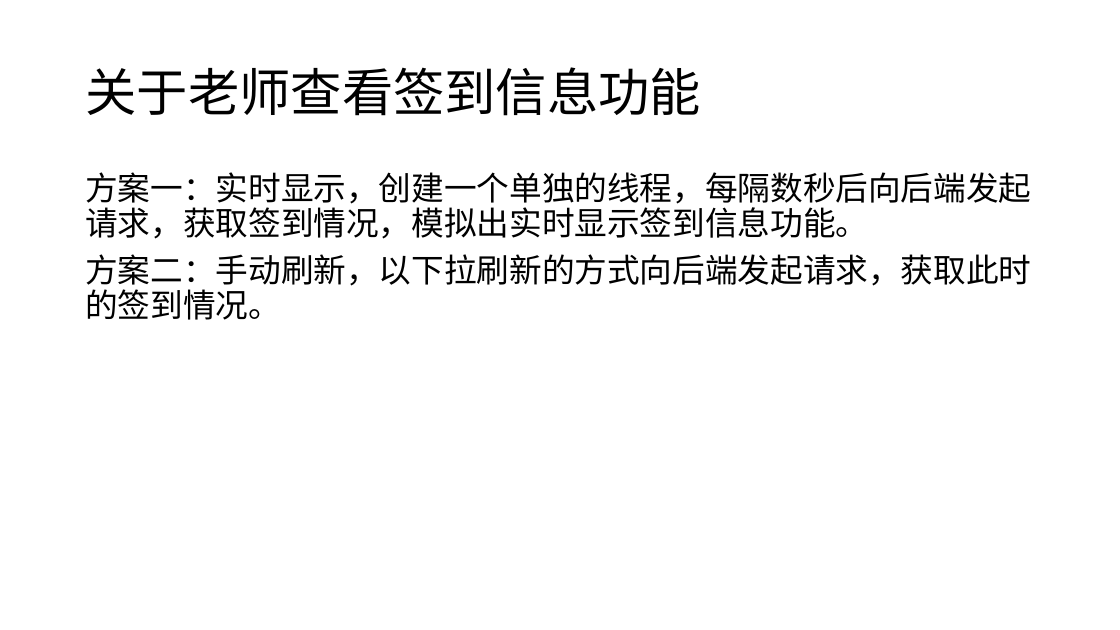
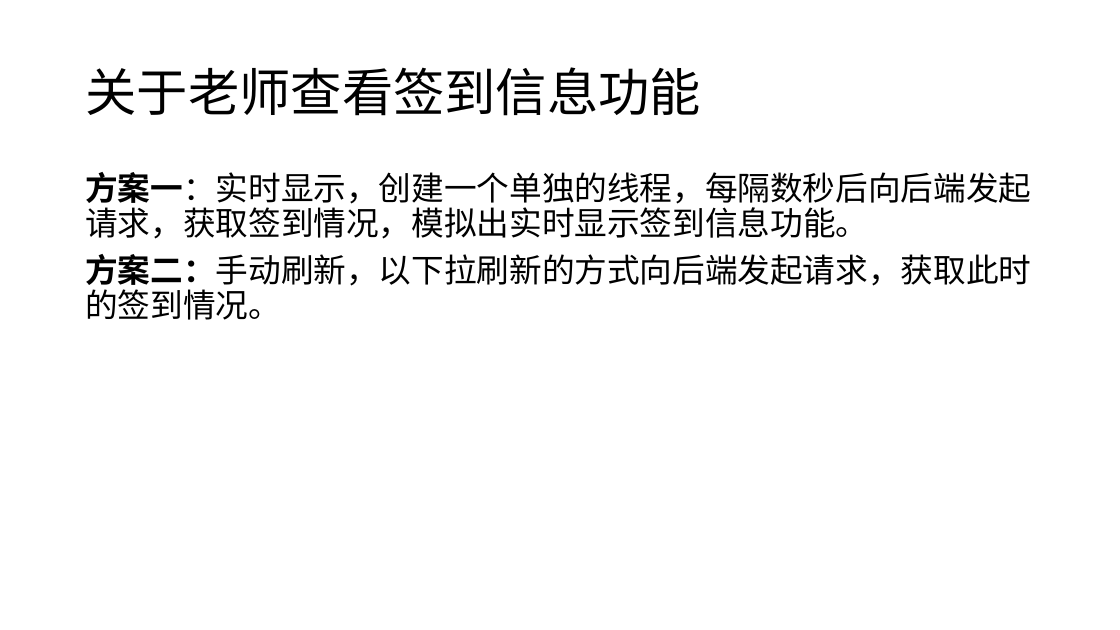
Before and after one commit to emptyskz1564/dbtask, a slide deck: slide 7 of 数据库期末设计.pptx. Drawn at 1120x630 pixels with LibreOffice and Linux fonts; fonts in the diff are those of the drawing. Boxes give left, top, right and bottom in pixels: in the first picture for what was removed or moved away, otherwise in the second. Text is boxed around its words. In the diff, an @@ line names an element or a change of style, - is before the commit and + after.

```diff
--- a/数据库期末设计.pptx
+++ b/数据库期末设计.pptx
@@ text "方案一：实时显示，创建一个单独的线程，每隔数秒后向后端发起请求，获取签到情况，模拟出实时显示签到信息功能。" at box(85, 172, 1031, 320): bold on in "方案一：实时显示，创建一个单独的线程，每隔数秒后向后端发起请求，获取签到情况，模拟出实时显示签到信息功能。", "方案二：手动刷新，以下拉刷新的方式向后端发起请求，获取此时的签到情况。" @@
```
Also in this commit, not shown: 3 other slides changed, 3 slides added, 1 slide removed.
